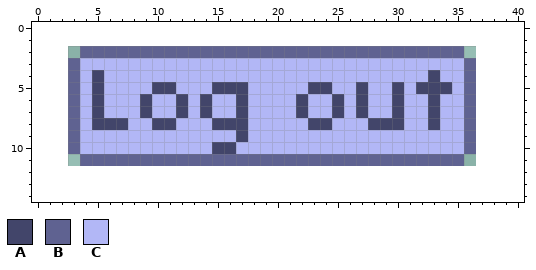
Pixel-art file, stored at asperite/log_out.aseprite. The first picture shows the starting point.
34x10 pixels, 1 frame. The old version is drawn lined up with the new one, on the new canvas.
Palette (. is transparent): A #42456a  B #5f6291  C #b2b7f6
Pixels before, first column x 3:
 2 .BBBBBBBBBBBBBBBBBBBBBBBBBBBBBBBB.
 3 BCCCCCCCCCCCCCCCCCCCCCCCCCCCCCCCCB
 4 BCACCCCCCCCCCCCCCCCCCCCCCCCCCCACCB
 5 BCACCCCAACCCAAACCCCCAACCACCACAAACB
 6 BCACCCACCACACCACCCCACCACACCACCACCB
 7 BCACCCACCACACCACCCCACCACACCACCACCB
 8 BCAAACCAACCCAAACCCCCAACCCAAACCACCB
 9 BCCCCCCCCCCCCCACCCCCCCCCCCCCCCCCCB
10 BCCCCCCCCCCCAACCCCCCCCCCCCCCCCCCCB
11 .BBBBBBBBBBBBBBBBBBBBBBBBBBBBBBBB.
The result:
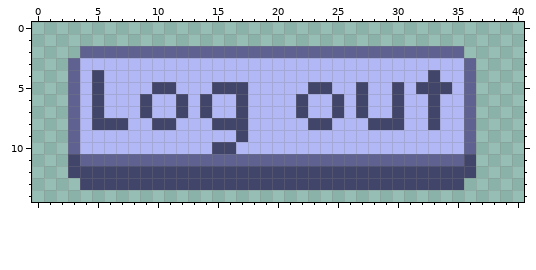
Changes in this commit:
canvas 34x10 -> 41x15, the old top-left corner now at 3,2
Colour A is added in row 11 at x 3 and 36; in row 12 at x 3 to 36; in row 13 at x 4 to 35.
